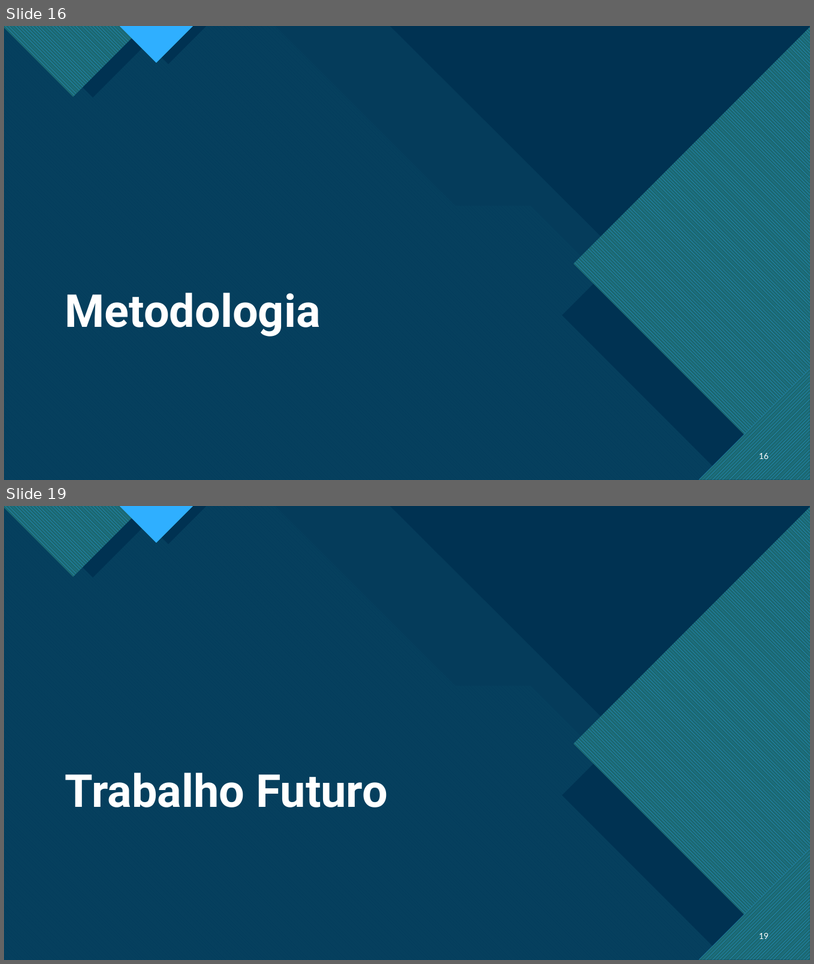
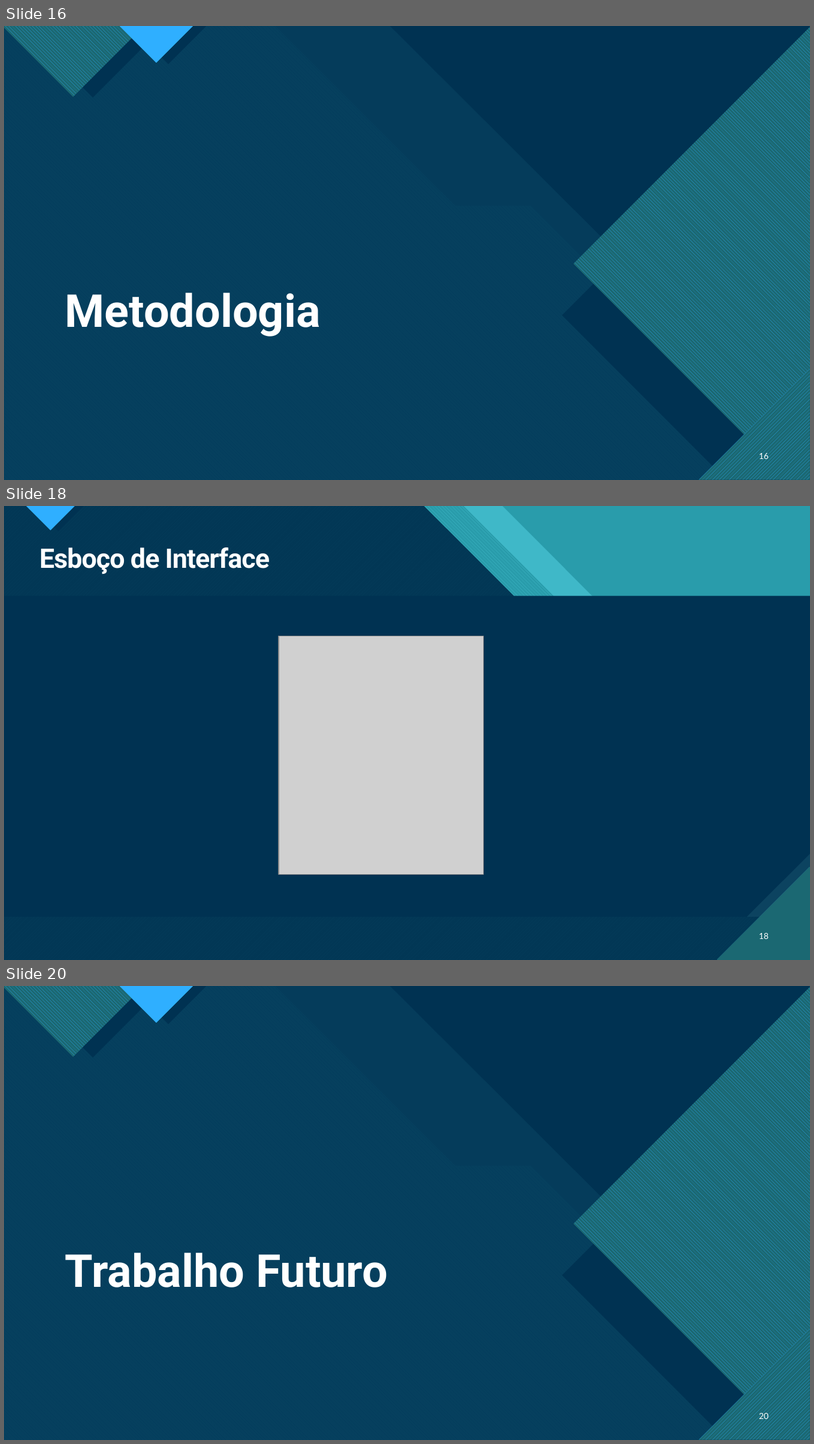
Before and after one commit to pedrocarrega/tese_mestrado_21-22, a slide deck: relatorio_preliminar/presentation.pptx. Shown one above the other, each under a label of ours: slides 16 and 19 before the commit, slides 16, 18 and 20 after it; the slides between them are not shown. The pictures are 814x964 and 814x1444 pixels, drawn with LibreOffice and Linux fonts; fonts in the diff are those of the drawing; grey boxes stand for pictures. Boxes give left, top, right and bottom in pixels: in the first picture for what was removed or moved away, otherwise in the second. Text is boxed around its words. In the diff, an @@ line names an element or a change of style, - is before the commit and + after.

```diff
--- a/relatorio_preliminar/presentation.pptx
+++ b/relatorio_preliminar/presentation.pptx
@@ slide 18 added at <box>4,506,810,960</box>, background #47C3D3; not listed: 14 template elements that a slide beside it also shows @@
@@ rectangle added at <box>4,506,810,960</box>, fill #299CAB @@
@@ rectangle added at <box>4,506,810,960</box>, fill #299CAB @@
@@ freeform shape added at <box>4,506,810,960</box>, fill #47C3D3 at 74% opacity @@
@@ freeform shape added at <box>4,506,810,960</box>, fill pattern #47C3D3 on #1B6872 @@
@@ title added at <box>39,547,270,574</box>, 32 pt, text #FFFFFF, bold @@
+Esboço de Interface
@@ picture added at <box>279,636,484,874</box> @@
@@ page number added at <box>759,933,769,939</box>, 10 pt, text #FFFFFF @@
+18
@@ what was slide 19 is now slide 20 @@
@@ page number at <box>759,1411,769,1421</box>: text changed @@
-19
+20
```
Also in this commit, not shown: 5 slides changed, 1 other slide added, 1 slide removed.
